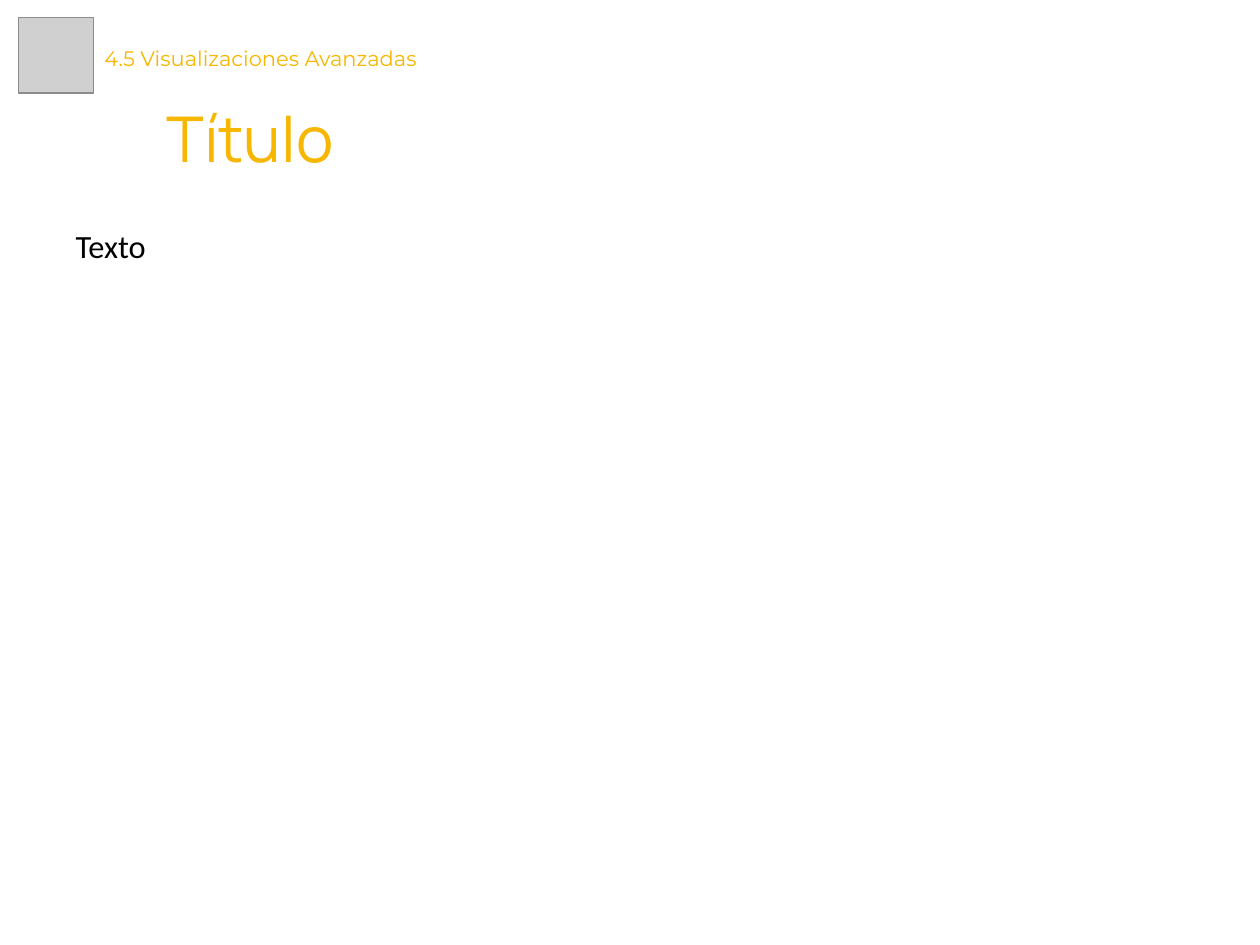
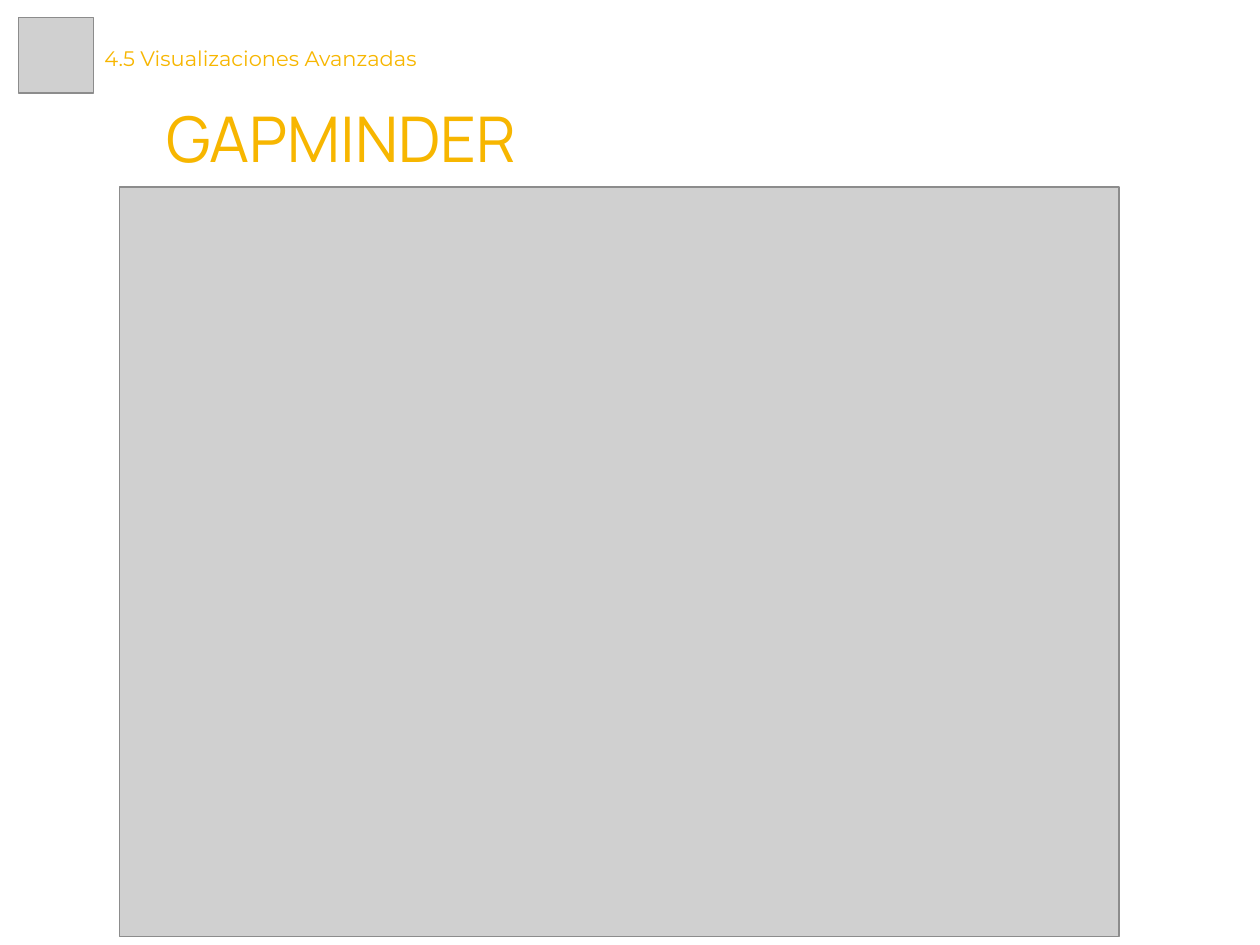
Before and after one commit to Laboratoria/curriculum, a slide deck: slide 2 of 18-data-visualization/Contenido Semana 2/4.5. Presentación - Visualizaciones Avanzadas.pptx. Drawn at 1260x945 pixels with LibreOffice and Linux fonts; fonts in the diff are those of the drawing; grey boxes stand for pictures. Boxes give left, top, right and bottom in pixels: in the first picture for what was removed or moved away, otherwise in the second. Text is boxed around its words. In the diff, an @@ line names an element or a change of style, - is before the commit and + after.

```diff
--- a/18-data-visualization/Contenido Semana 2/4.5. Presentación - Visualizaciones Avanzadas.pptx
+++ b/18-data-visualization/Contenido Semana 2/4.5. Presentación - Visualizaciones Avanzadas.pptx
@@ text at <box>166,115,516,163</box>: text changed @@
-Título
+GAPMINDER
@@ picture added at <box>120,186,1119,936</box> @@
@@ text removed at <box>76,237,146,259</box> @@
-Texto
```
Also in this commit, not shown: 1 slide added, 8 other files.
